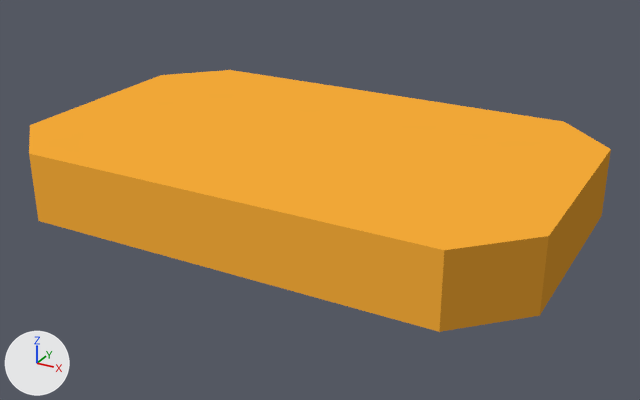
One commit to the glTF model data/tileset/b05.glb: the scene before it, then after it.
Camera for both pictures: a 50 mm camera at (-123.2, -180.1, 109.0) aimed at (-239.9, 32.1, 2.9). Arrows for +X, +Y and +Z are at lower left; the lights stay in place. The first picture is the older version. Vertices at exactly the same position are counted once.

The older version as bpy lines, for what is in view:
```python
me_mesh_0 = bpy.data.meshes.new('Mesh_0')
me_mesh_0.from_pydata(...)  # 16 vertices, 22 faces; spans x -325.0..-165.0, y -15.0..85.0, z 0.0..21.0
me_mesh_0.materials.append(mat_shell_unlit)
ob_shell = bpy.data.objects.new('shell', me_mesh_0)
ob_shell.location = (0.0, 0.0, 0.0)
```
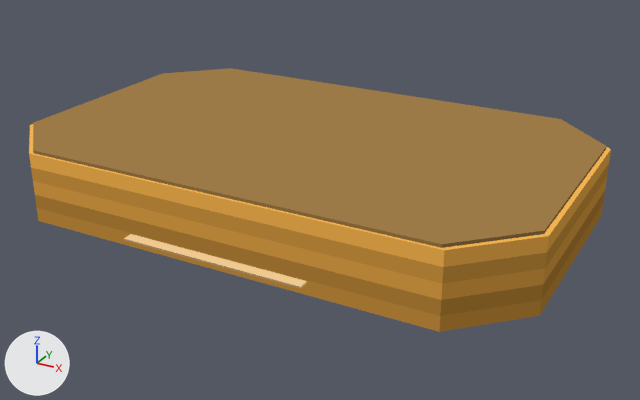
Pixel boxes (x1, y1, x2, y2) of what changed, in the pictures (640 x 400 px):
'shell', reshaped
    before: (29, 70, 611, 332)
    after: (29, 68, 611, 332)
part 1 of me_mesh_0, added
    after: (33, 68, 607, 248)
part 2 of me_mesh_0, built on
    both: (29, 150, 611, 332)
part 3 of me_mesh_0, recoloured
    before: (29, 70, 611, 250)
    after: (29, 124, 611, 250)

The change, as a list of edits to the scene's bpy script:
```text
Change me_mesh_0:
    used by ob_shell; location = (0.0, 0.0, 0.0)
    remove me_mesh_0.from_pydata(...)  # 16 vertices, 22 faces; spans x -325.0..-165.0, y -15.0..85.0, z 0.0..21.0
    add me_mesh_0.from_pydata(...)  # 72 vertices, 118 faces; spans x -325.0..-165.0, y -18.0..85.0, z 0.0..22.0
    me_mesh_0 part 1: the loose piece of 16 vertices spanning x -325.0..-165.0, y -15.0..85.0, z 0.0..21.0 is copied, and the copy is scaled about its middle by (0.985, 0.985, 0.0457), then moved by (0.0, 0.0, 11.0); it spans x -324.0..-166.0, y -14.0..84.0, z 21.0..22.0
    me_mesh_0 part 2
    16 faces are deleted
    8 vertices are added at x -272.0..-218.0, y -18.0..-15.0, z 4.0
    8 new vertices lie (0.0, 0.0, 4.0) away from vertices in x -325.0..-165.0, y -15.0..85.0, z 0.0
    8 new vertices lie (0.0, 0.0, 5.0) away from vertices in x -325.0..-165.0, y -15.0..85.0, z 4.0
    8 new vertices lie (0.0, 0.0, 4.0) away from vertices in x -325.0..-165.0, y -15.0..85.0, z 9.0
    8 new vertices lie (0.0, 0.0, 4.0) away from vertices in x -325.0..-165.0, y -15.0..85.0, z 13.0
    90 new faces join them
    me_mesh_0 part 3: 6 kept faces spanning x -325.0..-165.0, y -15.0..85.0, z 21.0 get new vertex colours; the middle colour goes from orange #f0a737 to orange #f2b251
```
